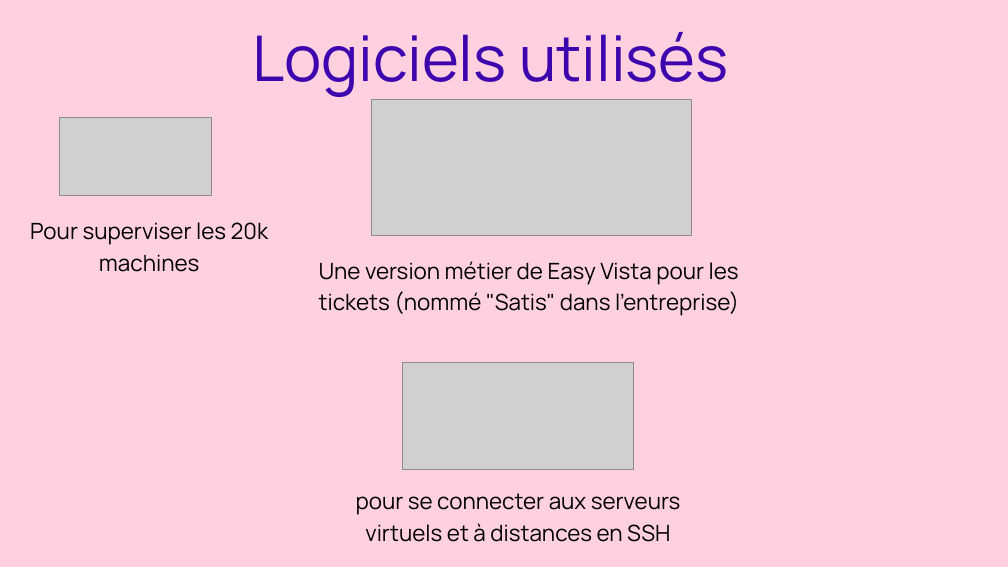
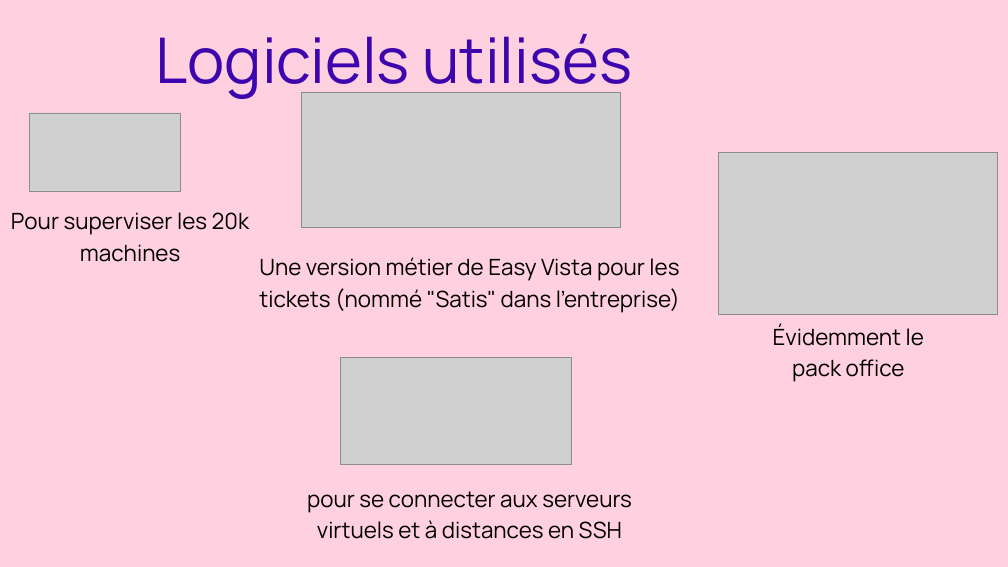
Before and after one commit to adamopendel/portfolio, a slide deck: slide 9 of Parcours_de_professionnalisation_E5_diapo.pptx. Drawn at 1008x567 pixels with LibreOffice and Linux fonts; fonts in the diff are those of the drawing; grey boxes stand for pictures. Boxes give left, top, right and bottom in pixels: in the first picture for what was removed or moved away, otherwise in the second. Text is boxed around its words. In the diff, an @@ line names an element or a change of style, - is before the commit and + after.

```diff
--- a/Parcours_de_professionnalisation_E5_diapo.pptx
+++ b/Parcours_de_professionnalisation_E5_diapo.pptx
@@ text "Logiciels utilisés": place and size @@
-text "Logiciels utilisés" at (252,32,729,97)
+text "Logiciels utilisés" at (155,34,633,101)
@@ picture: place and size @@
-picture at (59,117,211,196)
+picture at (29,113,180,191)
@@ picture: place and size @@
-picture at (371,100,691,236)
+picture at (301,92,620,228)
@@ picture added at (718,153,997,314) @@
@@ text "Pour superviser les 20k machines": place and size @@
-text "Pour superviser les 20k machines" at (30,222,269,272)
+text "Pour superviser les 20k machines" at (11,212,250,262)
@@ text "Une version métier de Easy ...": place and size @@
-text "Une version métier de Easy ..." at (319,261,739,316)
+text "Une version métier de Easy ..." at (259,257,680,313)
@@ text added at (773,324,924,382), 32 pt, text #000000 @@
+Évidemment le pack office
@@ picture: place and size @@
-picture at (402,363,633,469)
+picture at (340,357,571,464)
@@ text "pour se connecter aux serveurs ...": place and size @@
-text "pour se connecter aux serveurs ..." at (356,493,681,542)
+text "pour se connecter aux serveurs ..." at (307,491,632,539)
```
Also in this commit, not shown: 4 other slides changed, 1 slide added, 1 slide removed, 3 other files.
